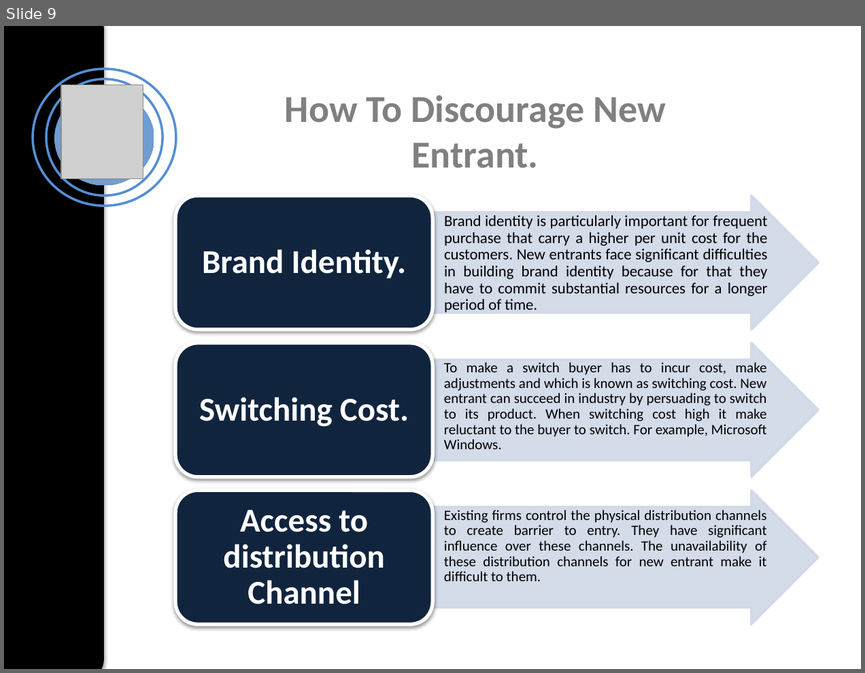
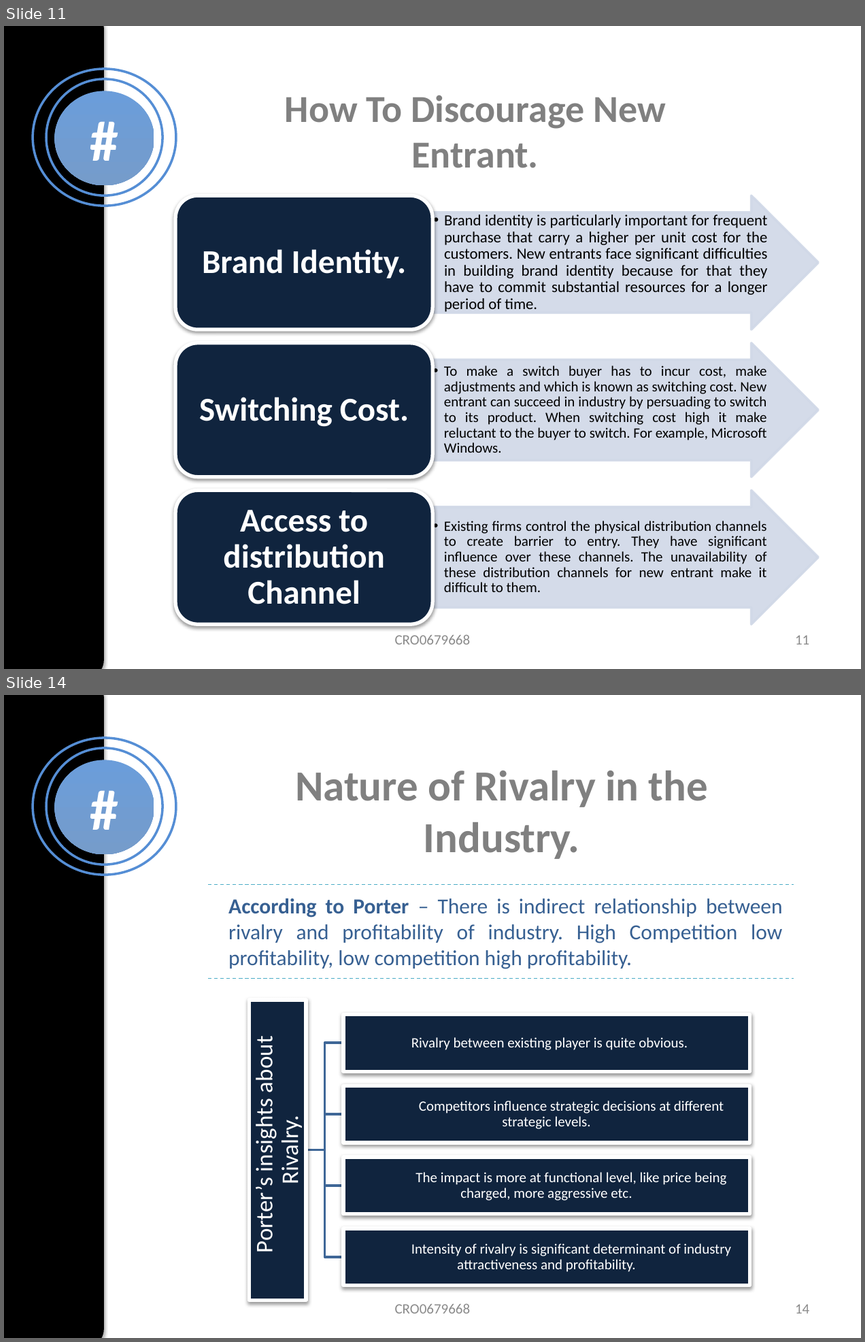
Before and after one commit to Akshaywebdev888/presentation, a slide deck: Five Forces of Competitive Ananlysis.pptx. Shown one above the other, each under a label of ours: slide 9 before the commit, slides 11 and 14 after it; the slides between them are not shown. The pictures are 865x673 and 865x1342 pixels, drawn with LibreOffice and Linux fonts; fonts in the diff are those of the drawing; grey boxes stand for pictures. Boxes give left, top, right and bottom in pixels: in the first picture for what was removed or moved away, otherwise in the second. Text is boxed around its words. In the diff, an @@ line names an element or a change of style, - is before the commit and + after.

```diff
--- a/Five Forces of Competitive Ananlysis.pptx
+++ b/Five Forces of Competitive Ananlysis.pptx
@@ slide 14 added at box(4, 695, 861, 1338), background #FFFFFF @@
@@ rounded rectangle added at box(4, 695, 103, 1338), fill #000000 @@
@@ ellipse added at box(33, 738, 175, 875), outline #558ED5 2 pt @@
@@ ellipse added at box(46, 748, 162, 864), outline #558ED5 2 pt @@
@@ ellipse added at box(54, 760, 154, 854), fill gradient #6B9DDA to #759CCB, 48 pt, text #FFFFFF, bold @@
+#
@@ text added at box(295, 770, 708, 859), 36 pt, text #808080, bold @@
+Nature of Rivalry in the Industry.
@@ line added from (208, 884) to (794, 884), #4BACC6 0.75 pt dashed @@
@@ text added at box(228, 898, 783, 969), 18 pt, text #376092 @@
+According to Porter – There is indirect relationship between rivalry and profitability of industry. High Competition low profitability, low competition high profitability.
@@ line added from (208, 978) to (794, 978), #4BACC6 0.75 pt dashed @@
@@ group added at box(249, 1000, 749, 1300): 5 rectangles, 5 texts, 4 freeform shapes @@
+Porter’s insights about Rivalry.
+Rivalry between existing player is quite obvious.
+Competitors influence strategic decisions at different strategic levels.
+The impact is more at functional level, like price being charged, more aggressive etc.
+Intensity of rivalry is significant determinant of industry attractiveness and profitability.
@@ text added at box(395, 1304, 470, 1313), 12 pt, text #8C8C8C @@
+CRO0679668
@@ page number added at box(795, 1304, 809, 1313), 12 pt, text #8C8C8C @@
+14
@@ what was slide 9 is now slide 11 @@
@@ slide 11 changed as well @@
@@ picture removed at box(61, 85, 143, 180) @@
@@ text in ellipse at box(54, 91, 154, 185): text added @@
+#
@@ bullet none to ••; vertical alignment top to middle in 3 elements at box(444, 214, 768, 312), box(444, 365, 767, 452), box(444, 520, 767, 592) @@
@@ text added at box(395, 635, 470, 644), 12 pt, text #8C8C8C @@
+CRO0679668
@@ page number added at box(795, 635, 809, 644), 12 pt, text #8C8C8C @@
+11
```
Also in this commit, not shown: 9 other slides changed, 8 other slides added, 13 other files.
